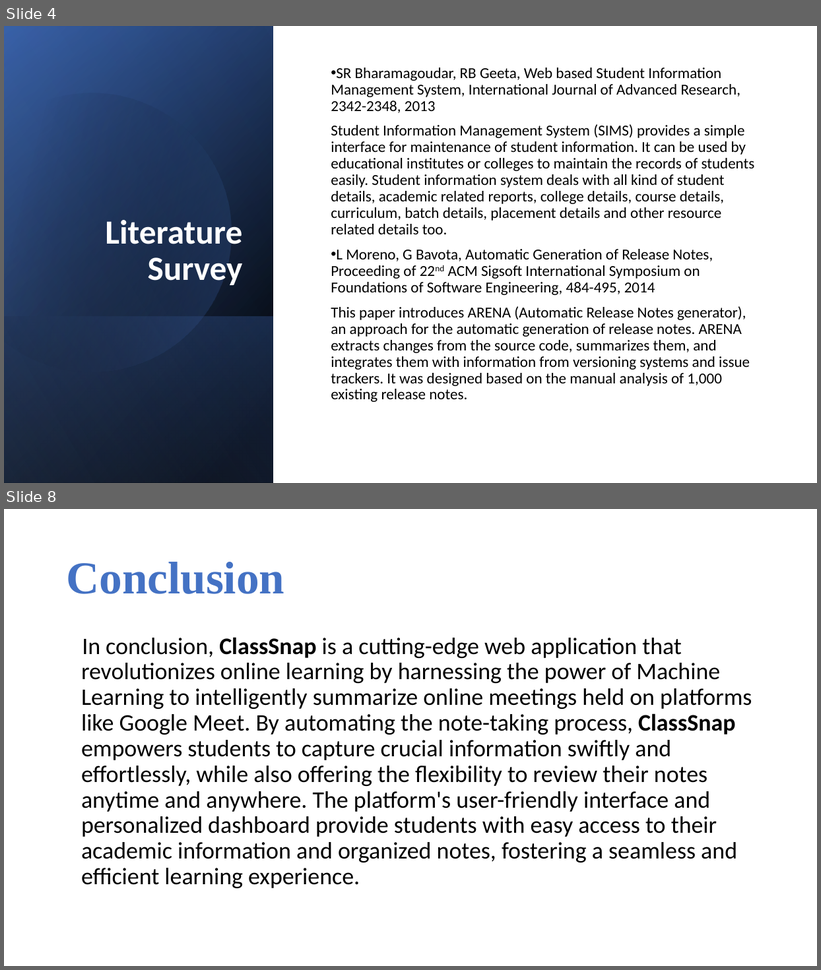
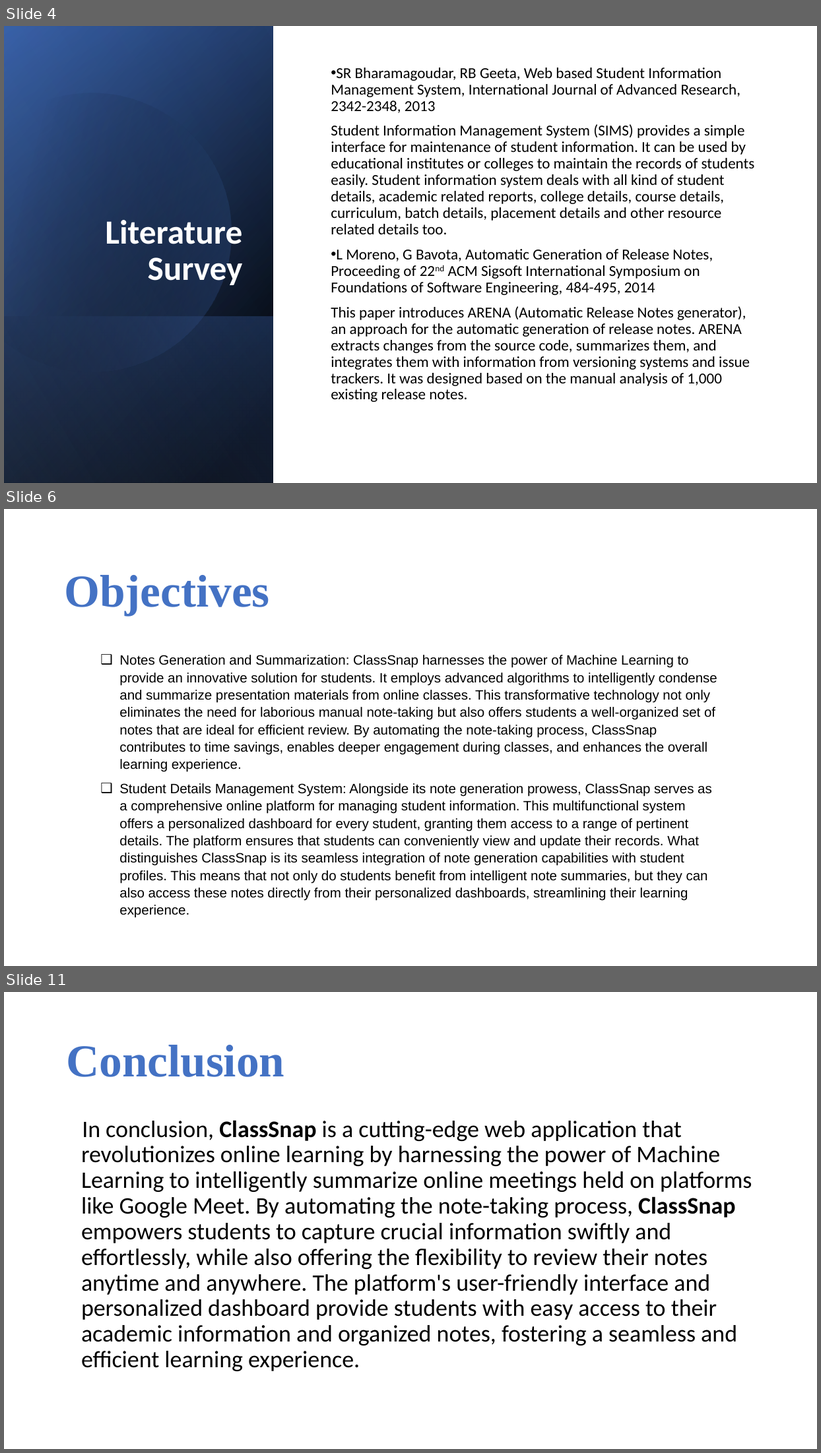
Before and after one commit to SkySingh04/ClassSnap, a slide deck: Documents/ClassSnap.pptx. Shown one above the other, each under a label of ours: slides 4 and 8 before the commit, slides 4, 6 and 11 after it; the slides between them are not shown. The pictures are 821x970 and 821x1453 pixels, drawn with LibreOffice and Linux fonts; fonts in the diff are those of the drawing. Boxes give left, top, right and bottom in pixels: in the first picture for what was removed or moved away, otherwise in the second. Text is boxed around its words. In the diff, an @@ line names an element or a change of style, - is before the commit and + after.

```diff
--- a/Documents/ClassSnap.pptx
+++ b/Documents/ClassSnap.pptx
@@ slide 6 added at (x1=4, y1=509, x2=817, y2=966), background #FFFFFF @@
@@ text added at (x1=64, y1=575, x2=269, y2=616), 54 pt, text #4472C4, bold @@
+Objectives
@@ text added at (x1=120, y1=655, x2=717, y2=918), 16 pt, text #000000 @@
+❑ Notes Generation and Summarization: ClassSnap harnesses the power of Machine Learning to provide an innovative solution for students. It employs advanced algorithms to intelligently condense and summarize presentation materials from online classes. This transformative technology not only eliminates the need for laborious manual note-taking but also offers students a well-organized set of notes that are ideal for efficient review. By automating the note-taking process, ClassSnap contributes to time savings, enables deeper engagement during classes, and enhances the overall learning experience.
+❑ Student Details Management System: Alongside its note generation prowess, ClassSnap serves as a comprehensive online platform for managing student information. This multifunctional system offers a personalized dashboard for every student, granting them access to a range of pertinent details. The platform ensures that students can conveniently view and update their records. What distinguishes ClassSnap is its seamless integration of note generation capabilities with student profiles. This means that not only do students benefit from intelligent note summaries, but they can also access these notes directly from their personalized dashboards, streamlining their learning experience.
@@ what was slide 8 is now slide 11 @@
```
Also in this commit, not shown: 4 slides changed, 2 other slides added.
